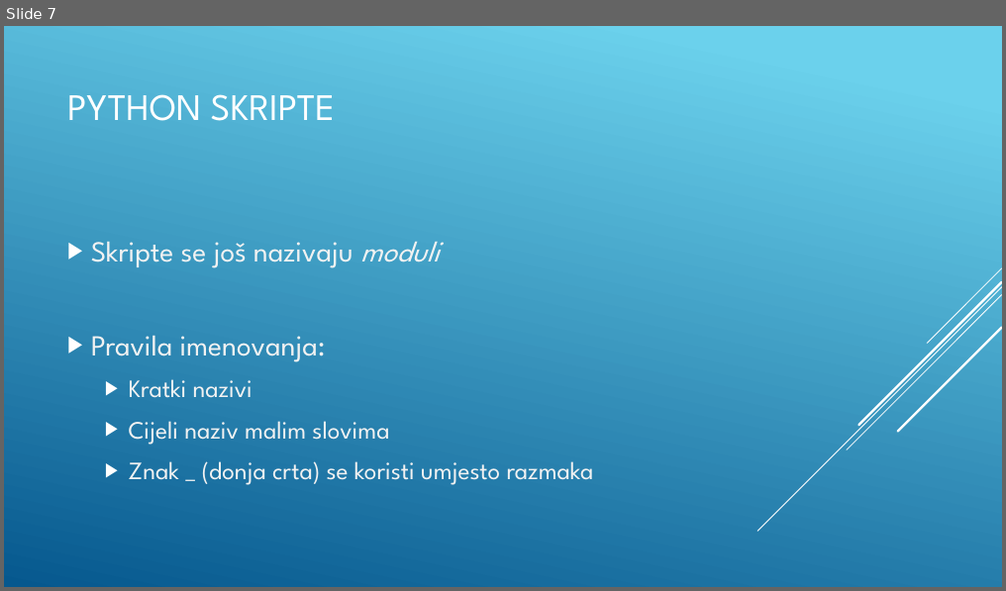
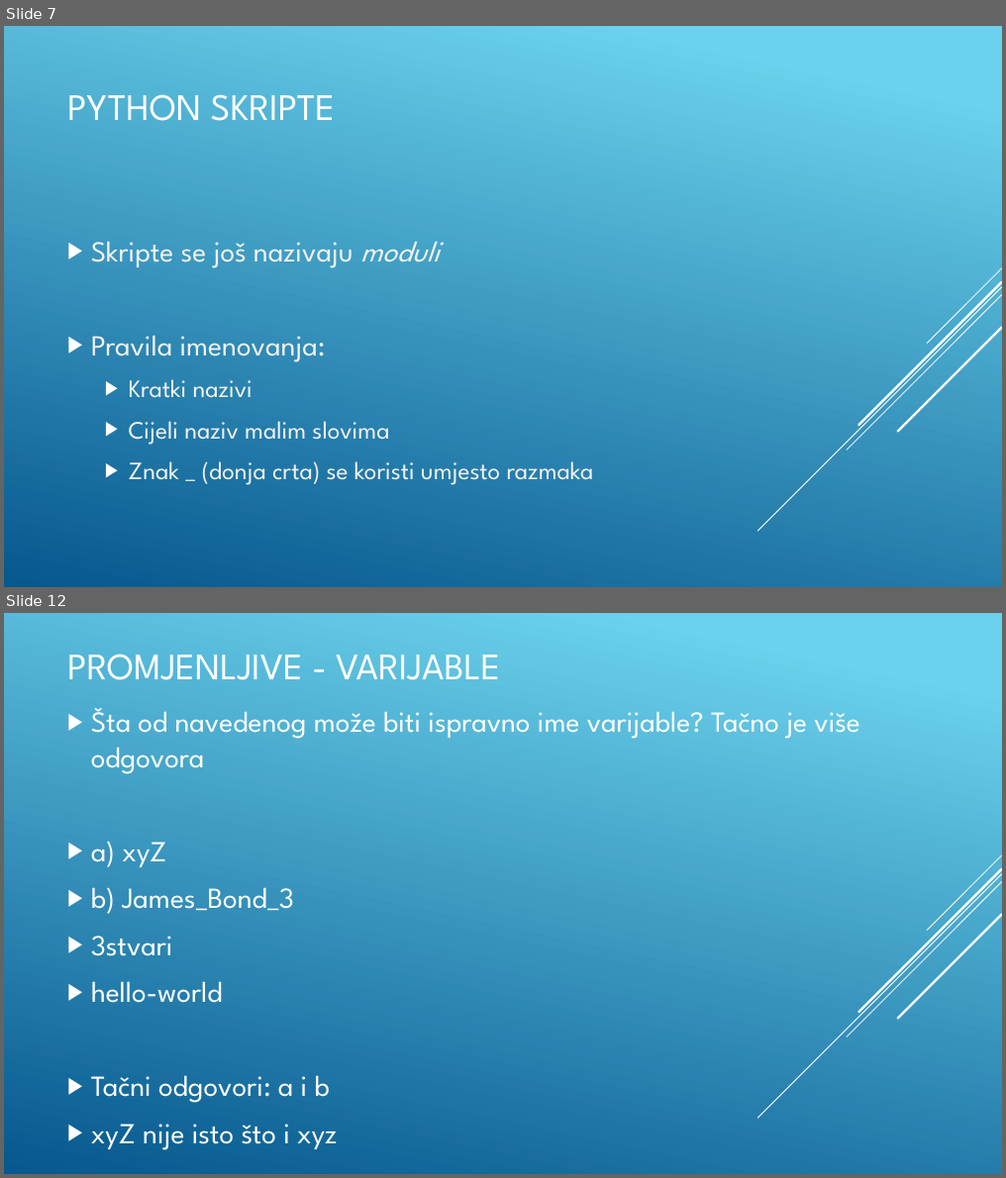
Before and after one commit to BaDnja/Kursevi, a slide deck: Python/Python-Osnovni-kurs/Izracunavanje/1-Osnovne aritmeticke operacije i primjena/Prezentacija.pptx. Shown one above the other, each under a label of ours: slide 7 before the commit, slides 7 and 12 after it; the slides between them are not shown. The pictures are 1006x591 and 1006x1178 pixels, drawn with LibreOffice and Linux fonts; fonts in the diff are those of the drawing. Boxes give left, top, right and bottom in pixels: in the first picture for what was removed or moved away, otherwise in the second. Text is boxed around its words. In the diff, an @@ line names an element or a change of style, - is before the commit and + after.

Commit message:
izracunavanje - varijable

```diff
--- a/Python/Python-Osnovni-kurs/Izracunavanje/1-Osnovne aritmeticke operacije i primjena/Prezentacija.pptx
+++ b/Python/Python-Osnovni-kurs/Izracunavanje/1-Osnovne aritmeticke operacije i primjena/Prezentacija.pptx
@@ slide 12 added at (4, 613, 1002, 1174), background gradient #6ED2EB to #06588E; not listed: 5 template elements that a slide beside it also shows @@
@@ title added at (67, 654, 500, 680), 36 pt, text #FFFFFF @@
+PROMJENLJIVE - VARIJABLE
@@ text added at (91, 708, 859, 1151), 28 pt, text #FFFFFF @@
+▶ Šta od navedenog može biti ispravno ime varijable? Tačno je više odgovora
+▶ a) xyZ
+▶ b) James_Bond_3
+▶ 3stvari
+▶ hello-world
+▶ Tačni odgovori: a i b
+▶ xyZ nije isto što i xyz
```
Also in this commit, not shown: 4 other slides added, 1 other file.
